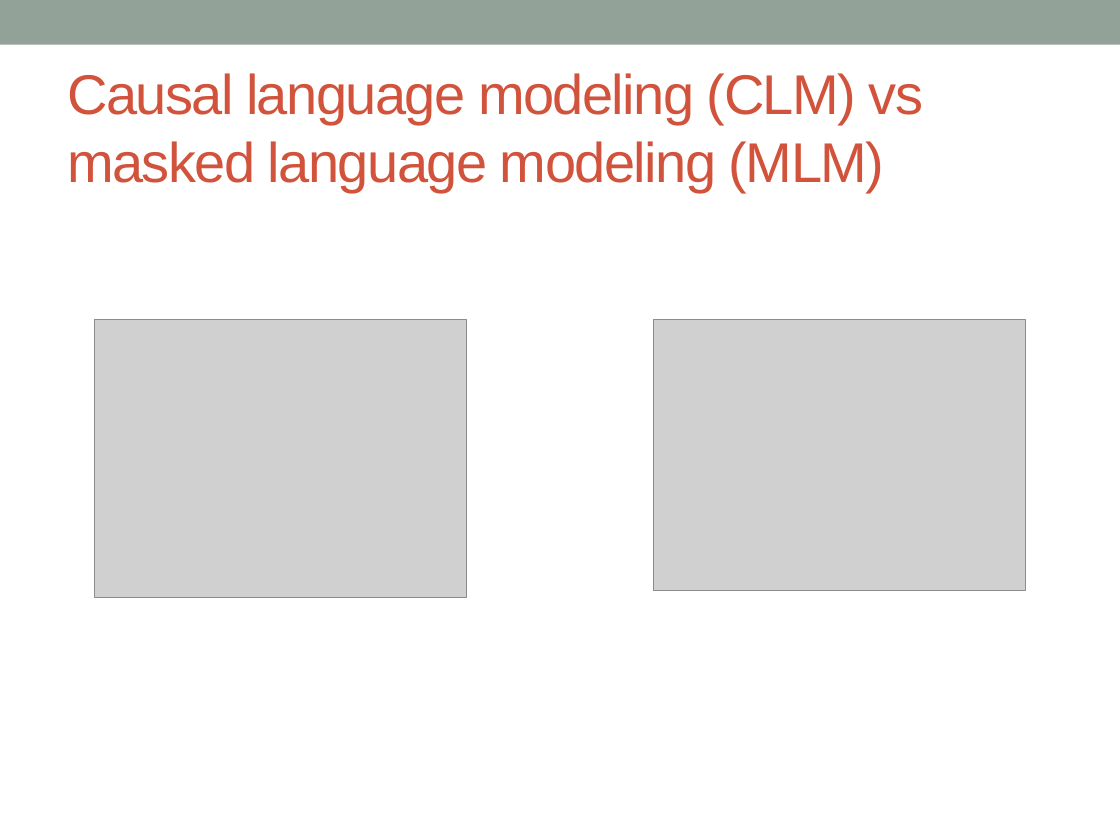
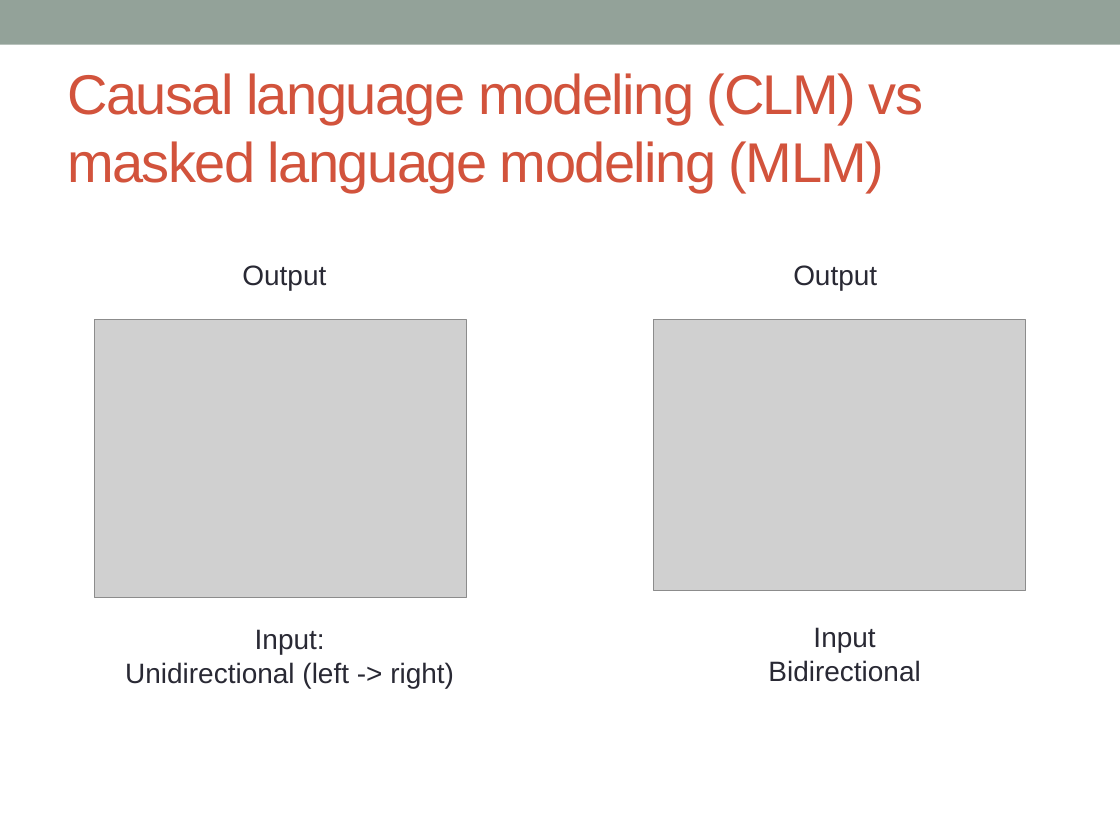
Before and after one commit to raphaelmourad/LLM-for-genomics-training, a slide deck: slide 13 of CM_llm_genomics.pptx (slide 18 before the commit). Drawn at 1120x840 pixels with LibreOffice and Linux fonts; fonts in the diff are those of the drawing; grey boxes stand for pictures. Boxes give left, top, right and bottom in pixels: in the first picture for what was removed or moved away, otherwise in the second. Text is boxed around its words. In the diff, an @@ line names an element or a change of style, - is before the commit and + after.

```diff
--- a/CM_llm_genomics.pptx
+++ b/CM_llm_genomics.pptx
@@ text added at bbox=[242, 265, 326, 290], 18 pt, text #292934 @@
+Output
@@ text added at bbox=[793, 265, 877, 290], 18 pt, text #292934 @@
+Output
@@ text added at bbox=[125, 629, 454, 688], 18 pt, text #292934 @@
+Input:
+Unidirectional (left -> right)
@@ text added at bbox=[768, 627, 920, 682], 18 pt, text #292934 @@
+Input
+Bidirectional
```
Also in this commit, not shown: 7 other slides changed, 6 slides added, 1 other file.
